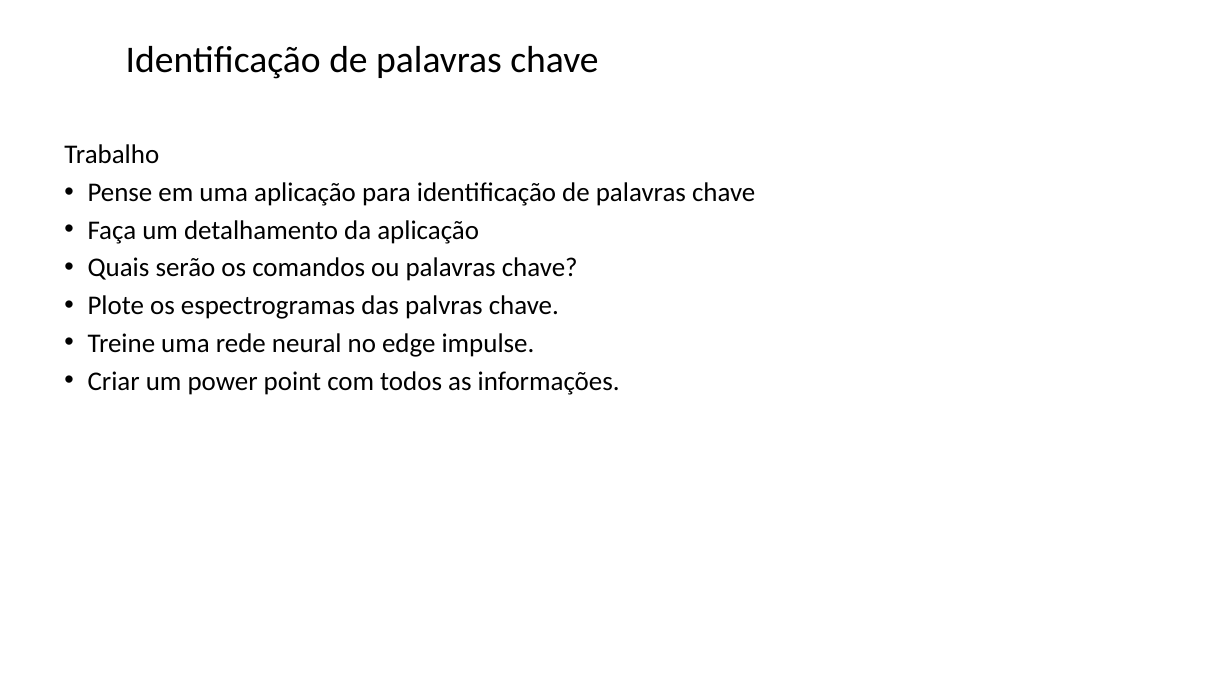
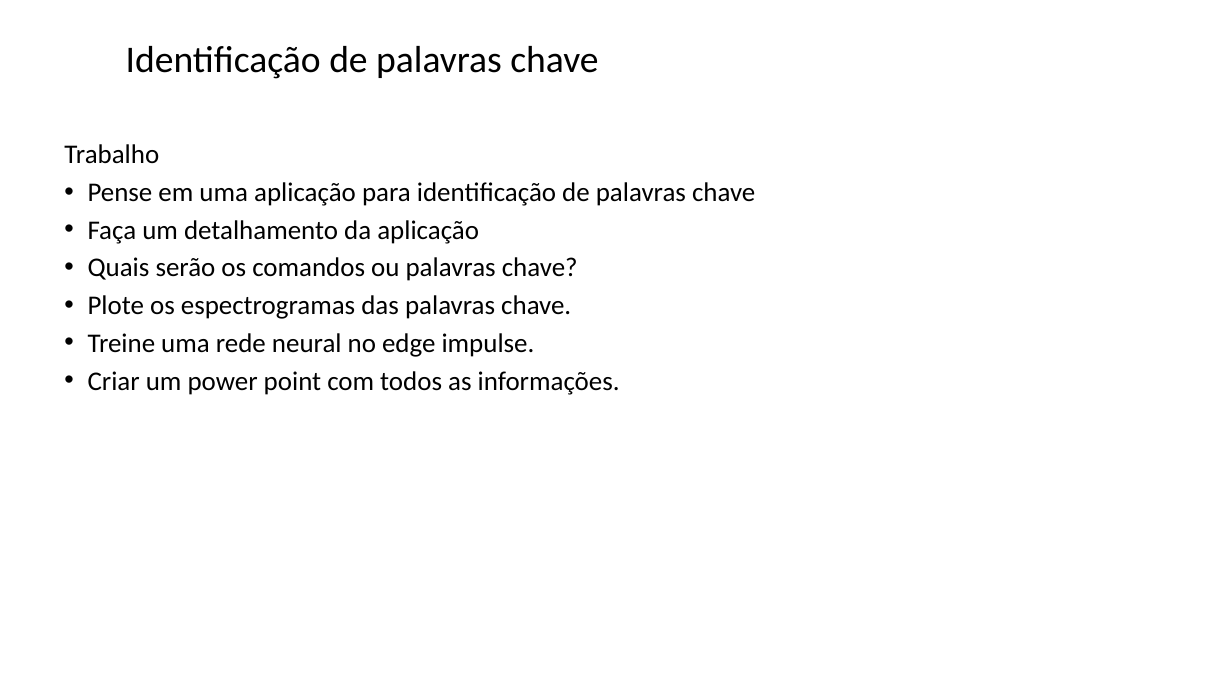
Before and after one commit to zz4fap/tp557-iot-ml, a slide deck: slide 33 of slides/TP557_17_identificação_palavras_chave.pptx. Drawn at 1232x693 pixels with LibreOffice and Linux fonts; fonts in the diff are those of the drawing; background and template pictures are left out. Boxes give left, top, right and bottom in pixels: in the first picture for what was removed or moved away, otherwise in the second. Text is boxed around its words. In the diff, an @@ line names an element or a change of style, - is before the commit and + after.

```diff
--- a/slides/TP557_17_identificação_palavras_chave.pptx
+++ b/slides/TP557_17_identificação_palavras_chave.pptx
@@ text at (88,295,571,319): text changed @@
-• Plote os espectrogramas das palvras chave.
+• Plote os espectrogramas das palavras chave.
```
Also in this commit, not shown: 10 other slides changed.
